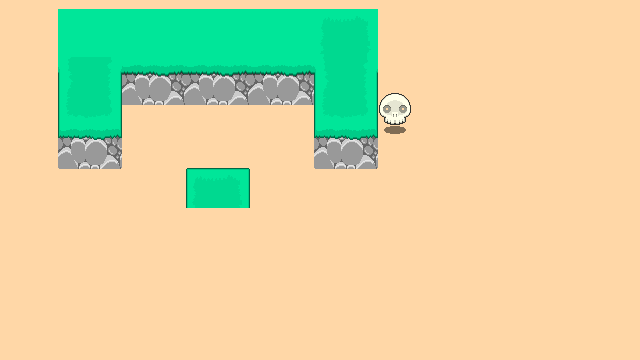
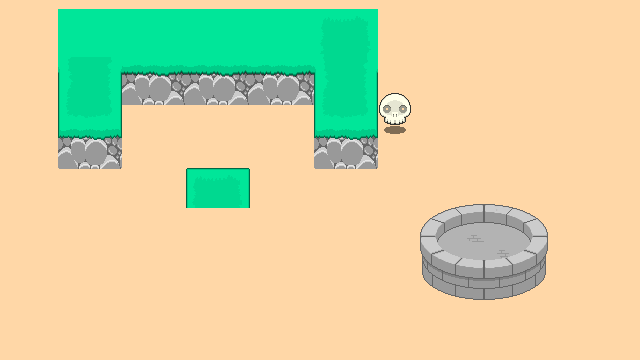
Comparing the layer stacks of the two 640x360 images. Changes:
painted on "Background" over [420, 204, 548, 300]
